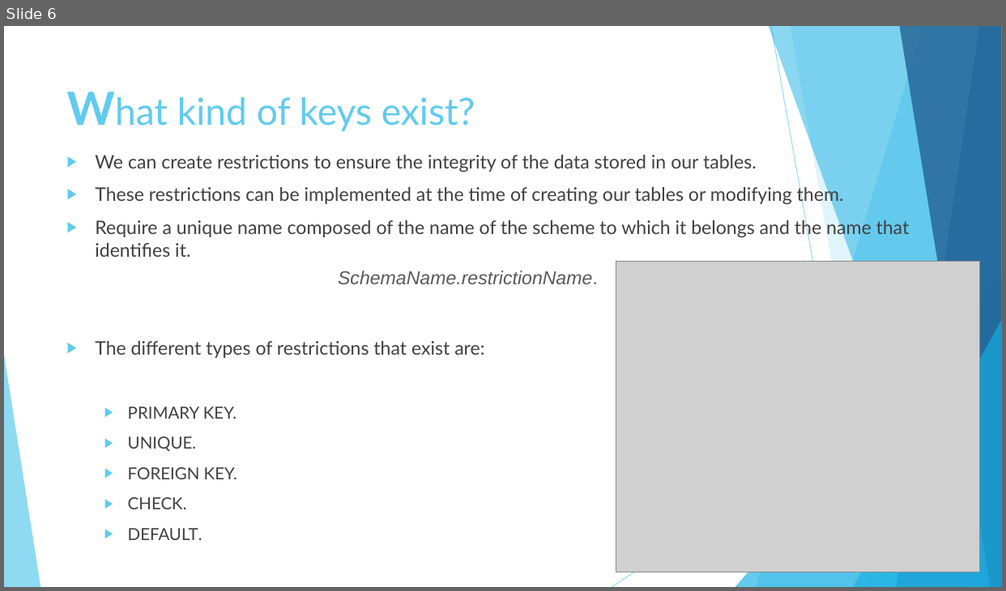
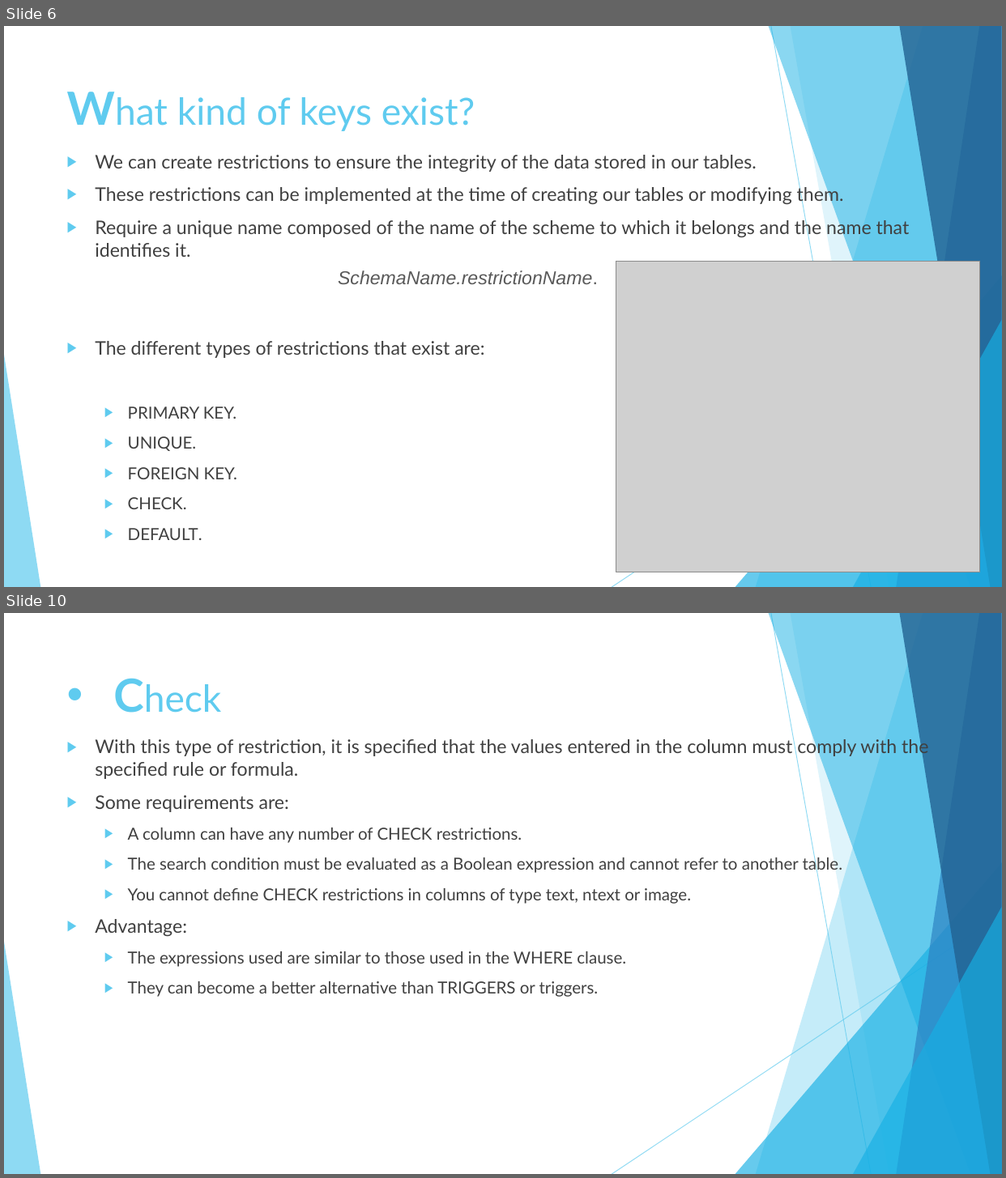
Before and after one commit to diegosilva91/MySQL-BASICS, a slide deck: MySQL BASICS.pptx. Shown one above the other, each under a label of ours: slide 6 before the commit, slides 6 and 10 after it; the slides between them are not shown. The pictures are 1006x591 and 1006x1178 pixels, drawn with LibreOffice and Linux fonts; fonts in the diff are those of the drawing; grey boxes stand for pictures. Boxes give left, top, right and bottom in pixels: in the first picture for what was removed or moved away, otherwise in the second. Text is boxed around its words. In the diff, an @@ line names an element or a change of style, - is before the commit and + after.

```diff
--- a/MySQL BASICS.pptx
+++ b/MySQL BASICS.pptx
@@ slide 10 added at [4, 613, 1002, 1174], background #FFFFFF; not listed: 10 template elements that a slide beside it also shows @@
@@ title added at [59, 663, 763, 771], 36 pt, text #5FCBEF @@
+• Check
@@ text added at [95, 737, 928, 997], 16 pt, text #404040 @@
+▶ With this type of restriction, it is specified that the values entered in the column must comply with the specified rule or formula.
+▶ Some requirements are:
+  ▶ A column can have any number of CHECK restrictions.
+  ▶ The search condition must be evaluated as a Boolean expression and cannot refer to another table.
+  ▶ You cannot define CHECK restrictions in columns of type text, ntext or image.
+▶ Advantage:
+  ▶ The expressions used are similar to those used in the WHERE clause.
+  ▶ They can become a better alternative than TRIGGERS or triggers.
```
Also in this commit, not shown: 1 slide changed, 3 other slides added, 3 other files.
